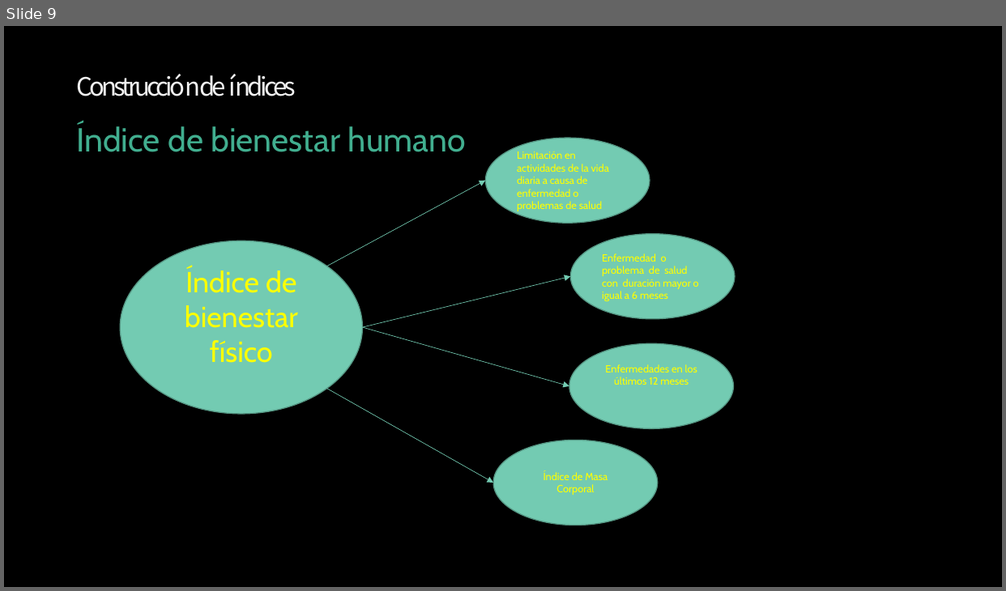
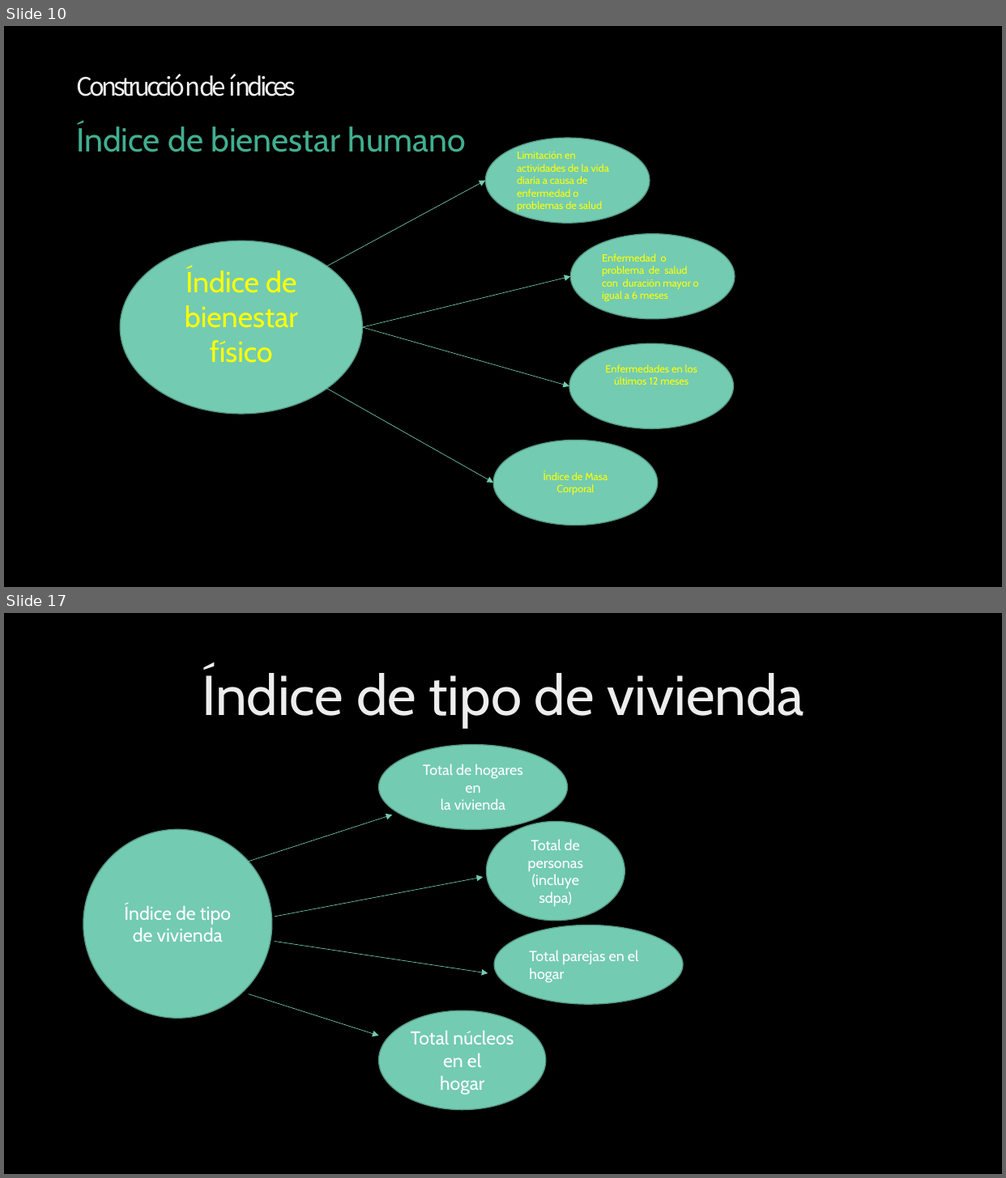
Before and after one commit to Sud-Austral/ds_indices, a slide deck: indices.pptx. Shown one above the other, each under a label of ours: slide 9 before the commit, slides 10 and 17 after it; the slides between them are not shown. The pictures are 1006x591 and 1006x1178 pixels, drawn with LibreOffice and Linux fonts; fonts in the diff are those of the drawing; background and template pictures are left out. Boxes give left, top, right and bottom in pixels: in the first picture for what was removed or moved away, otherwise in the second. Text is boxed around its words. In the diff, an @@ line names an element or a change of style, - is before the commit and + after.

```diff
--- a/indices.pptx
+++ b/indices.pptx
@@ slide 17 added at (4,613,1002,1174), background picture (left out) @@
@@ title added at (202,667,804,727), 54 pt, text gradient #DEDEDE to #EDEDED to #FFFFFF @@
+Índice de tipo de vivienda
@@ ellipse added at (379,745,568,829), fill #73CBB2, outline #559684 1 pt, 14 pt, text #FFFFFF @@
+Total de hogares en
+la vivienda
@@ ellipse added at (83,829,272,1018), fill #73CBB2, outline #559684 1 pt, 18 pt, text #FFFFFF @@
+Índice de tipo de vivienda
@@ arrow added from (247, 862) to (393, 815), #73CBB2 0.5 pt @@
@@ ellipse added at (486,822,624,921), fill #73CBB2, outline #559684 1 pt, 14 pt, text #FFFFFF @@
+Total de personas
+(incluye sdpa)
@@ arrow added from (275, 917) to (484, 877), #73CBB2 0.5 pt @@
@@ ellipse added at (494,925,683,1004), fill #73CBB2, outline #559684 1 pt, 14 pt, text #FFFFFF @@
+Total parejas en el
+hogar
@@ arrow added from (275, 942) to (488, 973), #73CBB2 0.5 pt @@
@@ arrow added from (248, 994) to (379, 1036), #73CBB2 0.5 pt @@
@@ ellipse added at (379,1012,546,1110), fill #73CBB2, outline #559684 1 pt, 18 pt, text #FFFFFF @@
+Total núcleos en el
+hogar
@@ what was slide 9 is now slide 10 @@
```
Also in this commit, not shown: 17 other slides added, 1 other file.
